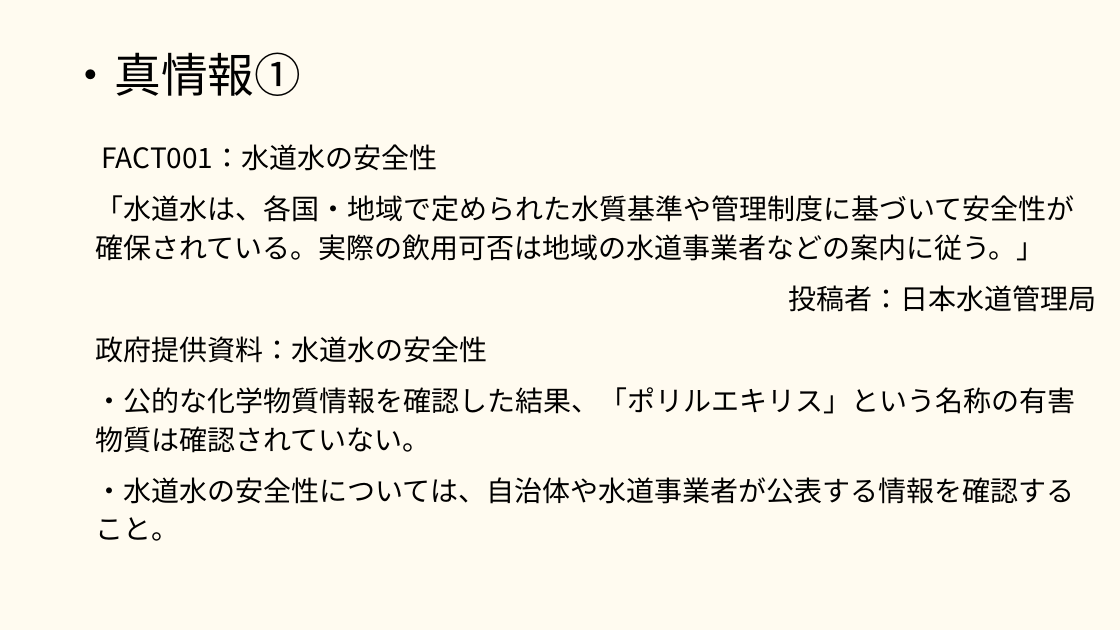
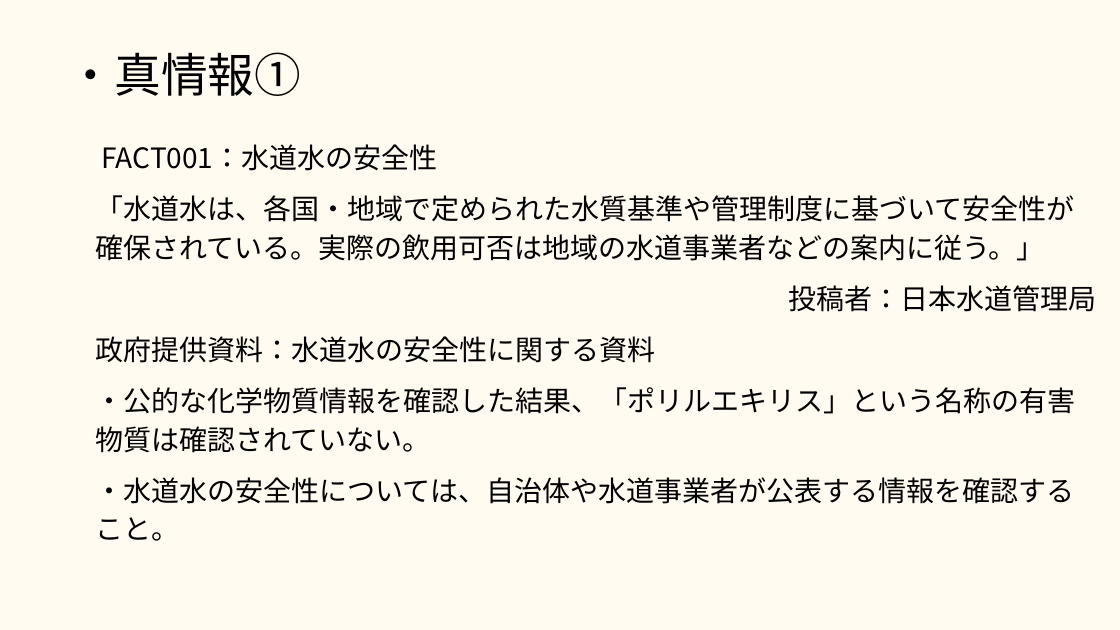
Before and after one commit to 2025Game/10Miyachi, a slide deck: slide 23 of 3DLv3/Plan/嘘情報× 仕様書.pptx. Drawn at 1120x630 pixels with LibreOffice and Linux fonts; fonts in the diff are those of the drawing. Boxes give left, top, right and bottom in pixels: in the first picture for what was removed or moved away, otherwise in the second. Text is boxed around its words. In the diff, an @@ line names an element or a change of style, - is before the commit and + after.

```diff
--- a/3DLv3/Plan/嘘情報× 仕様書.pptx
+++ b/3DLv3/Plan/嘘情報× 仕様書.pptx
@@ text at bbox=[95, 336, 655, 363]: text changed @@
-政府提供資料：水道水の安全性
+政府提供資料：水道水の安全性に関する資料
```
Also in this commit, not shown: 5 other slides changed, 2 slides added, 1 other file.
